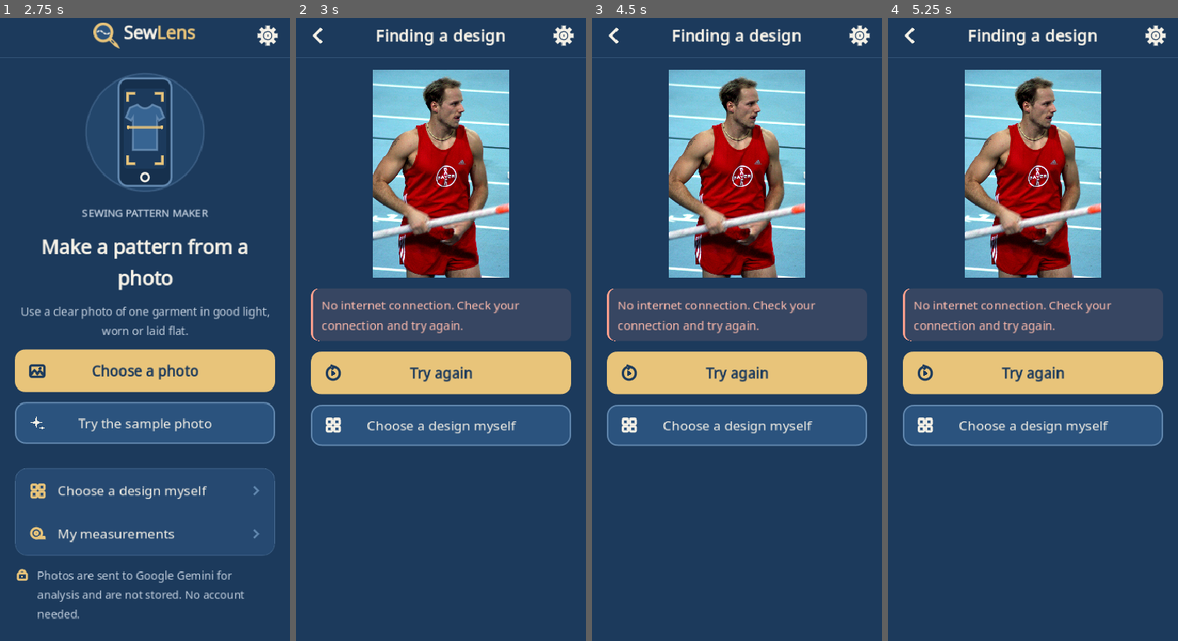
Above: before the commit, frames 1-4 (left to right).
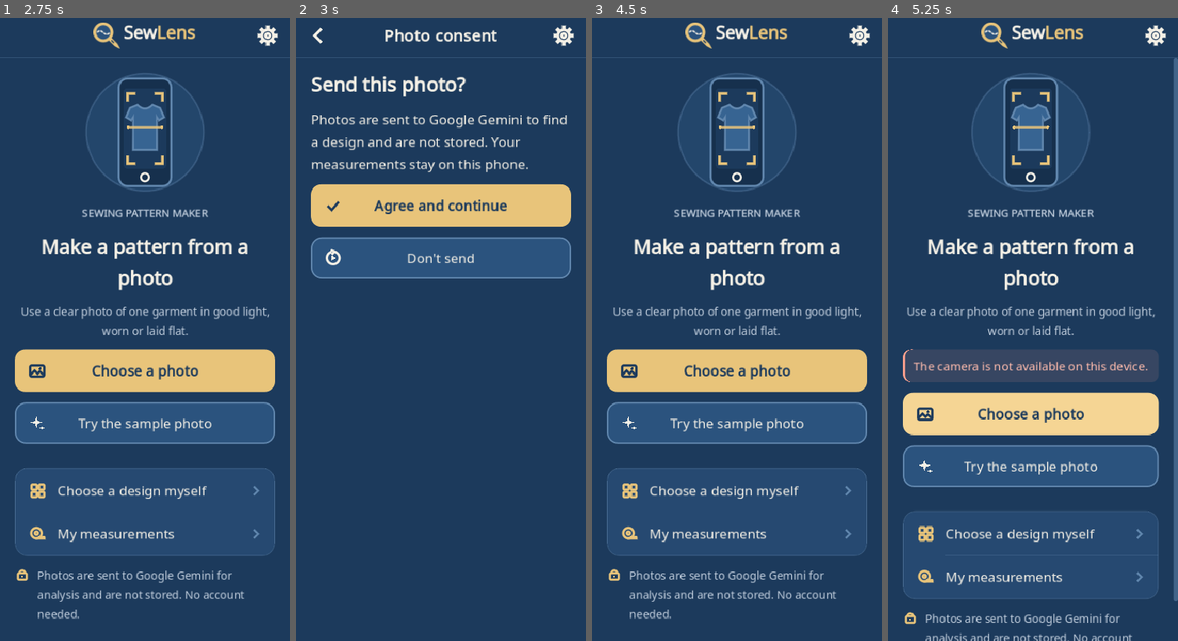
Above: after the commit, the same moments.

Repository: OrehRuoy/SewLens
Game: Godot game, scene res://scenes/main.tscn
The game is run twice, just before and just after one commit, with the same random seed, the same clock (stepped at 60 frames per second) and the same inputs.
Inputs (mouse positions are in pixels of both pictures, inside the frame that each line leads up to):
- Up to frame 1 (2.75 s): click "Next" at 0.5 s; click "Next" at 1.25 s; click "Get started" at 2 s
- Up to frame 2 (3 s): click "Try the sample photo" at 2.75 s
- Up to frame 3 (4.5 s): click (737, 373) at 3.5 s, where only the run before the commit has a clickable "Try again"; click (737, 260) at 4.25 s, where only the run after the commit has a clickable "Don't send"
- Up to frame 4 (5.25 s): click (1033, 373) at 5 s, where only the run before the commit has a clickable "Try again"

Frame 1 is identical in both runs. In frame 2, 42% of the frame differs, in the area x 5-95%, y 1-69%; in frame 3, 30%; in frame 4, 47%, in the area x 5-100%, y 0-100%.

Commit message:
Ask before a garment photo is sent to Gemini.
Co-authored-by: Cursor <cursoragent@cursor.com>

Diff:
--- a/i18n/strings.csv
+++ b/i18n/strings.csv
@@ -317,3 +317,9 @@
 meas_waistToSeat,Waist to seat,Taille bis Gesäß,Taille au bassin,Cintura a cadera baja,Cintura ao quadril baixo,ウエストからヒップ下,Vita alla seduta,Taille tot zit
 meas_waistToUpperLeg,Waist to upper leg,Taille bis Oberschenkel,Taille à la cuisse,Cintura a muslo,Cintura à coxa,ウエストから太もも,Vita alla coscia,Taille tot dij
 meas_wrist,Wrist circumference,Handgelenkumfang,Tour de poignet,Contorno de muñeca,Contorno do pulso,手首周り,Circonferenza polso,Polsomtrek
+title_consent,Photo consent,Foto-Einwilligung,Consentement photo,Consentimiento de la foto,Consentimento da foto,写真の同意,Consenso per la foto,Toestemming voor de foto
+consent_heading,Send this photo?,Dieses Foto senden?,Envoyer cette photo ?,¿Enviar esta foto?,Enviar esta foto?,この写真を送信しますか？,Inviare questa foto?,Deze foto versturen?
+consent_body,Photos are sent to Google Gemini to find a design and are not stored. Your measurements stay on this phone.,"Fotos werden an Google Gemini gesendet, um ein Design zu finden, und nicht gespeichert. Deine Maße bleiben auf diesem Handy.",Les photos sont envoyées à Google Gemini pour trouver un modèle et ne sont pas conservées. Vos mesures restent sur ce téléphone.,Las fotos se envían a Google Gemini para encontrar un diseño y no se guardan. Tus medidas se quedan en este teléfono.,As fotos são enviadas ao Google Gemini para encontrar um modelo e não são armazenadas. Suas medidas ficam neste celular.,"写真はデザインを見つけるためにGoogle Geminiに送信され、保存されません。採寸データはこのスマートフォンに残ります。",Le foto vengono inviate a Google Gemini per trovare un modello e non vengono conservate. Le tue misure restano su questo telefono.,Foto's worden naar Google Gemini gestuurd om een ontwerp te vinden en worden niet bewaard. Je maten blijven op deze telefoon.
+btn_consent_agree,Agree and continue,Zustimmen und weiter,Accepter et continuer,Aceptar y continuar,Concordar e continuar,同意して続ける,Accetto e continuo,Akkoord en verder
+btn_consent_decline,Don't send,Nicht senden,Ne pas envoyer,No enviar,Não enviar,送信しない,Non inviare,Niet versturen
+btn_withdraw_consent,Withdraw photo consent,Foto-Einwilligung zurückziehen,Retirer le consentement pour les photos,Retirar el consentimiento de la foto,Retirar o consentimento da foto,写真の同意を取り消す,Revoca il consenso per le foto,Toestemming voor foto's intrekken
--- a/project.godot
+++ b/project.godot
@@ -11,7 +11,7 @@
 [application]
 
 config/name="SewLens"
-config/version="1.0.17"
+config/version="1.0.18"
 run/main_scene="res://scenes/main.tscn"
 config/quit_on_go_back=false
 config/features=PackedStringArray("4.6", "Mobile")
--- a/scenes/main.gd
+++ b/scenes/main.gd
@@ -5,6 +5,7 @@
 	"onboarding": "res://scenes/screens/onboarding.tscn",
 	"home": "res://scenes/screens/home.tscn",
 	"analyze": "res://scenes/screens/analyze.tscn",
+	"consent": "res://scenes/screens/consent.tscn",
 	"result": "res://scenes/screens/result.tscn",
 	"designs": "res://scenes/screens/designs.tscn",
 	"measure": "res://scenes/screens/measure.tscn",
--- /dev/null
+++ b/scenes/screens/consent.tscn
@@ -0,0 +1,12 @@
+[gd_scene load_steps=2 format=3]
+
+[ext_resource type="Script" path="res://scripts/screens/consent_screen.gd" id="1_screen"]
+
+[node name="ConsentScreen" type="Control"]
+layout_mode = 3
+anchors_preset = 15
+anchor_right = 1.0
+anchor_bottom = 1.0
+grow_horizontal = 2
+grow_vertical = 2
+script = ExtResource("1_screen")
--- a/scripts/autoload/profile.gd
+++ b/scripts/autoload/profile.gd
@@ -21,6 +21,8 @@
 ## screen; the server still decides whether a pattern can be drafted.
 var known_credits := 0
 var known_unlimited := false
+## The person agreed that a garment photo may be sent to Gemini. Withdrawn consent is false.
+var photo_consent := false
 
 
 func _ready() -> void:
@@ -37,6 +39,7 @@
 	successful_patterns = 0
 	known_credits = 0
 	known_unlimited = false
+	photo_consent = false
 	if FileAccess.file_exists(path):
 		var json := JSON.new()
 		if json.parse(FileAccess.get_file_as_string(path)) == OK and typeof(json.data) == TYPE_DICTIONARY:
@@ -67,6 +70,7 @@
 		"successfulPatterns": successful_patterns,
 		"knownCredits": known_credits,
 		"knownUnlimited": known_unlimited,
+		"photoConsent": photo_consent,
 	}
 
 
@@ -116,6 +120,16 @@
 	return successful_patterns
 
 
+func accept_photo_consent() -> void:
+	photo_consent = true
+	save()
+
+
+func withdraw_photo_consent() -> void:
+	photo_consent = false
+	save()
+
+
 func remember_entitlement(credits: int, unlimited: bool) -> void:
 	known_credits = maxi(0, credits)
 	known_unlimited = unlimited
@@ -157,6 +171,7 @@
 	successful_patterns = maxi(0, int(source.get("successfulPatterns", 0)))
 	known_credits = maxi(0, int(source.get("knownCredits", 0)))
 	known_unlimited = bool(source.get("knownUnlimited", false))
+	photo_consent = bool(source.get("photoConsent", false))
 
 
 func _push_overrides() -> void:
--- a/scripts/screens/analyze_screen.gd
+++ b/scripts/screens/analyze_screen.gd
@@ -49,6 +49,9 @@
 func _start() -> void:
 	if _busy:
 		return
+	if not Profile.photo_consent:
+		_set_busy(false)
+		return
 	show_error(_error, "")
 	var path := str(session().get("photo_path", ""))
 	var bytes := FileAccess.get_file_as_bytes(path)
--- /dev/null
+++ b/scripts/screens/consent_screen.gd
@@ -0,0 +1,35 @@
+extends Screen
+## Asks before a garment photo is sent for design matching.
+## Declining returns to the previous screen and does not upload.
+
+
+func title_key() -> String:
+	return "title_consent"
+
+
+func enter(_params: Dictionary) -> void:
+	var page := build_page()
+	page.add_child(UI.heading(tr("consent_heading")))
+	var body := UI.label(tr("consent_body"))
+	body.name = "ConsentBody"
+	page.add_child(body)
+	var agree := UI.icon_button(tr("btn_consent_agree"), "check", true)
+	agree.name = "AcceptButton"
+	agree.pressed.connect(_accept)
+	page.add_child(agree)
+	var decline := UI.icon_button(tr("btn_consent_decline"), "replay")
+	decline.name = "DeclineButton"
+	decline.pressed.connect(_decline)
+	page.add_child(decline)
+
+
+func _accept() -> void:
+	Profile.accept_photo_consent()
+	NativeBridge.log_event("photo_submitted", {"source": str(session().get("photo_source", ""))})
+	router.replace("analyze")
+
+
+func _decline() -> void:
+	session().erase("photo_path")
+	session().erase("photo_source")
+	router.back()
--- a/scripts/screens/home_screen.gd
+++ b/scripts/screens/home_screen.gd
@@ -98,9 +98,17 @@
 
 func _use_photo(path: String) -> void:
 	var source := "sample" if path.begins_with("res://") else _photo_source
-	NativeBridge.log_event("photo_submitted", {"source": source})
 	session().clear()
 	session().photo_path = path
+	session().photo_source = source
+	if Profile.photo_consent:
+		_send_photo()
+	else:
+		router.go("consent")
+
+
+func _send_photo() -> void:
+	NativeBridge.log_event("photo_submitted", {"source": str(session().get("photo_source", ""))})
 	router.go("analyze")
 
 
--- a/scripts/screens/settings_screen.gd
+++ b/scripts/screens/settings_screen.gd
@@ -108,6 +108,12 @@
 		page.add_child(UI.group([clickety]))
 
 	page.add_child(_gap())
+	if Profile.photo_consent:
+		var withdraw := UI.list_row(tr("btn_withdraw_consent"), "lock", "")
+		withdraw.name = "WithdrawConsentButton"
+		withdraw.pressed.connect(_withdraw_consent)
+		page.add_child(UI.group([withdraw]))
+		page.add_child(_gap())
 	var card := UI.card()
 	var heading := UI.row(12)
 	heading.add_child(LineIcon.new("lock", UI.GOLD))
@@ -125,6 +131,11 @@
 	page.add_child(version)
 
 
+func _withdraw_consent() -> void:
+	Profile.withdraw_photo_consent()
+	_render()
+
+
 func _on_ios() -> bool:
 	if ios_for_test != null:
 		return bool(ios_for_test)
--- a/test/support/screen_fixture.gd
+++ b/test/support/screen_fixture.gd
@@ -18,6 +18,7 @@
 	["onboarding", {"slide": 1}],
 	["onboarding", {"slide": 2}],
 	["home", {}],
+	["consent", {}],
 	["analyze", {"autostart": false}],
 	["result", {}],
 	["designs", {}],
--- a/test/test_analytics.gd
+++ b/test/test_analytics.gd
@@ -42,6 +42,7 @@
 	(main.current().find_child("NextButton", true, false) as Button).pressed.emit()
 	_assert_event("measure_done")
 	main.go("home", {}, true)
+	Profile.photo_consent = true
 	(main.find_child("SampleButton", true, false) as Button).pressed.emit()
 	_assert_event("photo_submitted", {"source": "sample"})
 	var api := ApiClient.new()
--- /dev/null
+++ b/test/test_photo_consent.gd
@@ -0,0 +1,141 @@
+extends GutTest
+## A garment photo is not sent until the person accepts, and a withdrawn
+## consent makes the next photo ask again.
+
+const Fixture := preload("res://test/support/screen_fixture.gd")
+
+
+func before_each() -> void:
+	NativeBridge.events.clear()
+	Fixture.prepare_profile()
+	Profile.photo_consent = false
+	TranslationServer.set_locale("en")
+
+
+func after_each() -> void:
+	Fixture.use_locale("")
+	Fixture.restore_profile()
+
+
+func test_a_photo_is_not_uploaded_without_consent() -> void:
+	var main := _home()
+	_sample(main)
+	assert_eq(main.current().name, "consent")
+	assert_eq(main.api.transport.requests.size(), 0)
+	_assert_no_event("photo_submitted")
+	await _frames(4)
+	assert_eq(main.api.transport.requests.size(), 0)
+	main.queue_free()
+
+
+func test_an_accepted_consent_is_remembered_and_the_photo_is_sent() -> void:
+	var main := _home()
+	main.api.transport.queue_result({"design": "aaron", "options": {}, "locale": "en"})
+	_sample(main)
+	(main.find_child("AcceptButton", true, false) as Button).pressed.emit()
+	await _frames(4)
+	assert_true(Profile.photo_consent)
+	assert_eq(main.current().name, "result")
+	_assert_event("photo_submitted")
+	assert_eq(main.api.transport.requests.size(), 1)
+	assert_true(str(main.api.transport.requests[0].url).ends_with("pickDesign"))
+	assert_true(main.api.transport.requests[0].body.data.has("photo"))
+	Profile.photo_consent = false
+	Profile.load_profile()
+	assert_true(Profile.photo_consent)
+	var sent: int = main.api.transport.requests.size()
+	main.api.transport.queue_result({"design": "aaron", "options": {}, "locale": "en"})
+	main.go("home", {}, true)
+	await _frames(1)
+	_sample(main)
+	assert_ne(main.current().name, "consent")
+	await _frames(4)
+	assert_eq(main.current().name, "result")
+	assert_gt(main.api.transport.requests.size(), sent)
+	main.queue_free()
+
+
+func test_declining_consent_blocks_the_upload_and_returns_home() -> void:
+	var main := _home()
+	_sample(main)
+	(main.find_child("DeclineButton", true, false) as Button).pressed.emit()
+	assert_ne(main.current().name, "consent")
+	assert_not_null(main.current().find_child("SampleButton", true, false))
+	assert_false(Profile.photo_consent)
+	assert_eq(main.api.transport.requests.size(), 0)
+	_assert_no_event("photo_submitted")
+	assert_false(main.session.has("photo_path"))
+	main.queue_free()
+
+
+func test_withdrawing_consent_blocks_the_next_upload() -> void:
+	Profile.accept_photo_consent()
+	var main := _home()
+	main.api.transport.queue_result({"design": "aaron", "options": {}, "locale": "en"})
+	_sample(main)
+	await _frames(4)
+	var sent: int = main.api.transport.requests.size()
+	assert_gt(sent, 0)
+	main.go("settings")
+	(main.find_child("WithdrawConsentButton", true, false) as Button).pressed.emit()
+	await _frames(1)
+	assert_false(Profile.photo_consent)
+	assert_null(main.find_child("WithdrawConsentButton", true, false))
+	Profile.photo_consent = true
+	Profile.load_profile()
+	assert_false(Profile.photo_consent)
+	main.go("home", {}, true)
+	_sample(main)
+	assert_eq(main.current().name, "consent")
+	await _frames(4)
+	assert_eq(main.api.transport.requests.size(), sent)
+	main.queue_free()
+
+
+func test_the_consent_prompt_is_localized_and_names_gemini() -> void:
+	var main := _home()
+	for locale in Fixture.LOCALES:
+		Fixture.use_locale(locale)
+		var body := tr("consent_body")
+		assert_ne(body, "consent_body", locale)
+		assert_true(body.contains("Gemini"), locale)
+		assert_false(body.contains("AI"), locale)
+		assert_ne(tr("btn_consent_agree"), "btn_consent_agree", locale)
+		assert_ne(tr("btn_consent_decline"), "btn_consent_decline", locale)
+		assert_ne(tr("btn_withdraw_consent"), "btn_withdraw_consent", locale)
+	Fixture.use_locale("de")
+	_sample(main)
+	var texts := Fixture.visible_texts(main)
+	assert_has(texts, tr("consent_body"))
+	assert_has(texts, "Zustimmen und weiter")
+	assert_true(tr("consent_body").contains("Google Gemini"))
+	assert_true(tr("consent_body").contains("Maße"))
+	main.queue_free()
+
+
+func _home() -> Control:
+	var main := Fixture.make_main(self)
+	main.go("home", {}, true)
+	return main
+
+
+func _sample(main: Control) -> void:
+	(main.find_child("SampleButton", true, false) as Button).pressed.emit()
+
+
+func _assert_event(event_name: String) -> void:
+	var found := false
+	for event in NativeBridge.events:
+		if str(event.get("name", "")) == event_name:
+			found = true
+	assert_true(found, event_name)
+
+
+func _assert_no_event(event_name: String) -> void:
+	for event in NativeBridge.events:
+		assert_ne(str(event.get("name", "")), event_name)
+
+
+func _frames(count: int) -> void:
+	for _index in count:
+		await get_tree().process_frame
Not shown, changed: export_presets.cfg
Binary file changed: i18n/strings.de.translation
Binary file changed: i18n/strings.en.translation
Binary file changed: i18n/strings.es.translation
Binary file changed: i18n/strings.fr.translation
Binary file changed: i18n/strings.it.translation
Binary file changed: i18n/strings.ja.translation
Binary file changed: i18n/strings.nl.translation
Binary file changed: i18n/strings.pt_BR.translation
Not shown, added: scripts/screens/consent_screen.gd.uid
Not shown, added: test/test_photo_consent.gd.uid
